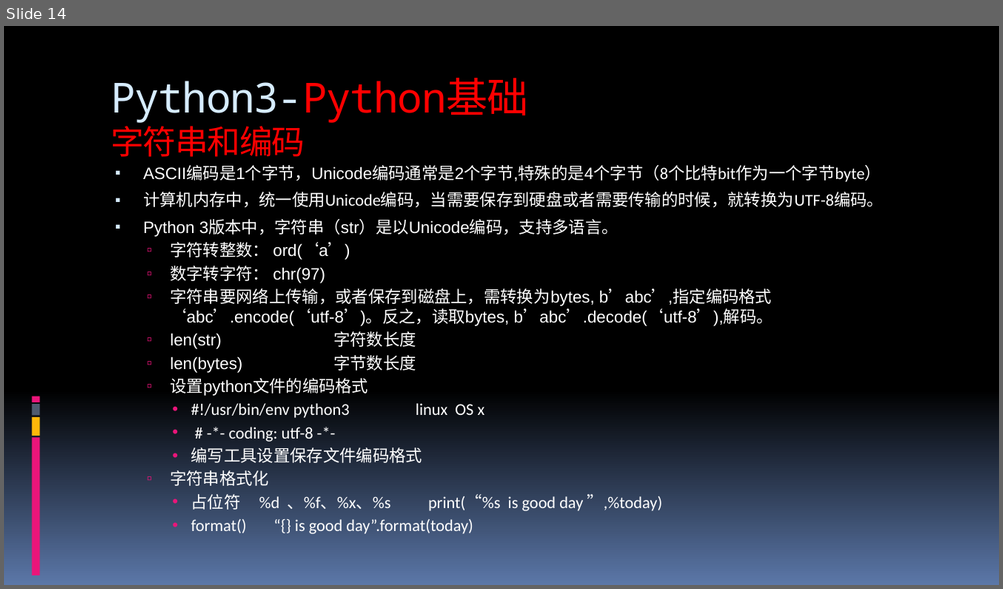
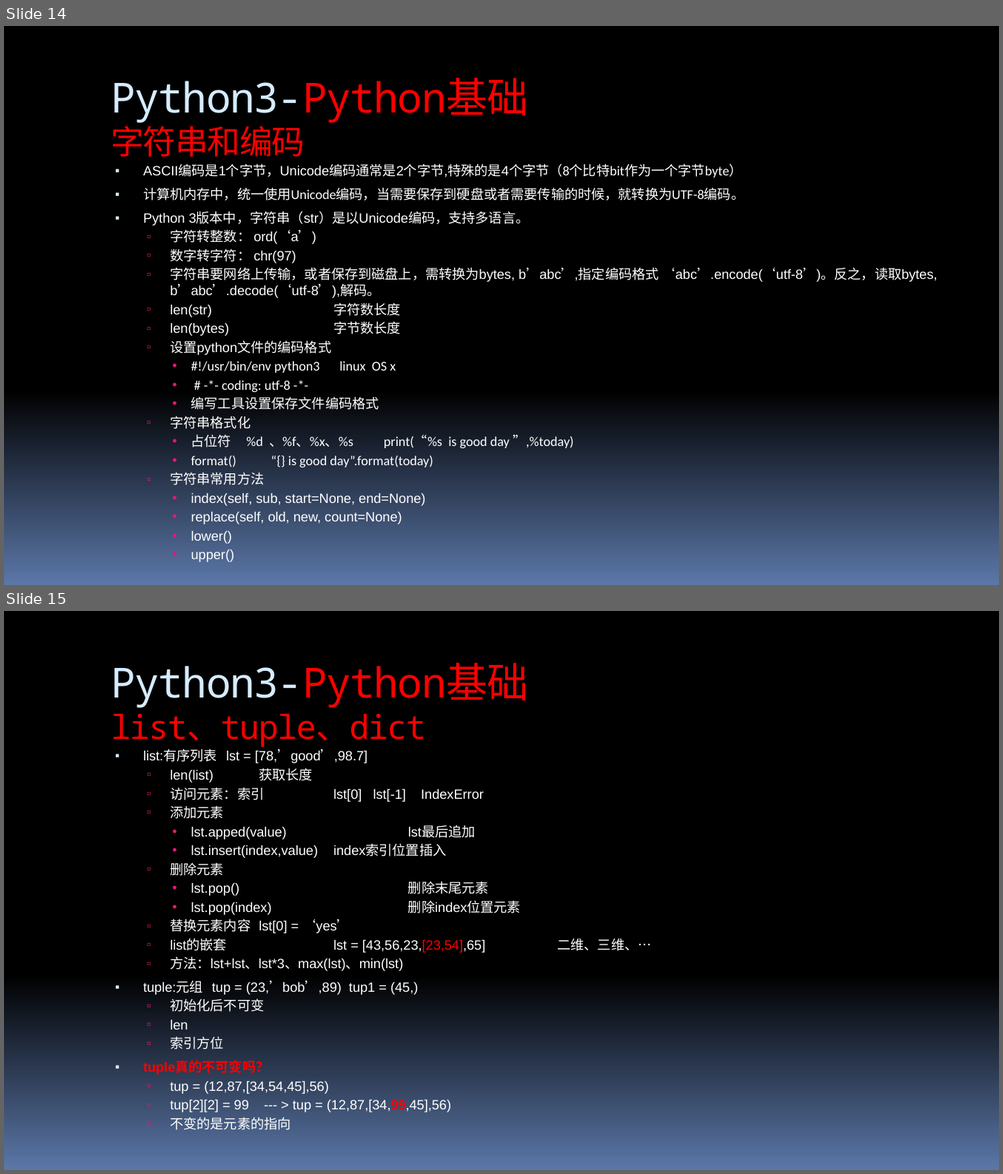
Before and after one commit to 260936767/UpdateServer, a slide deck: flexx_study/report for python&flexx.pptx. Shown one above the other, each under a label of ours: slide 14 before the commit, slides 14 and 15 after it. The pictures are 1003x589 and 1003x1174 pixels, drawn with LibreOffice and Linux fonts; fonts in the diff are those of the drawing. Boxes give left, top, right and bottom in pixels: in the first picture for what was removed or moved away, otherwise in the second. Text is boxed around its words. In the diff, an @@ line names an element or a change of style, - is before the commit and + after.

```diff
--- a/flexx_study/report for python&flexx.pptx
+++ b/flexx_study/report for python&flexx.pptx
@@ slide 15 added at (4,611,999,1170), background gradient #000000 to #5B77A8; not listed: 4 template elements that a slide beside it also shows @@
@@ title added at (111,663,528,747), 40 pt, text #FF0000 @@
+Python3-Python基础
+list、tuple、dict
@@ text added at (143,751,521,1130), 13 pt, text #FFFFFF @@
+▪ list:有序列表 lst = [78,’good’,98.7]
+  ▫ len(list) 获取长度
+  ▫ 访问元素：索引 lst[0] lst[-1] IndexError
+  ▫ 添加元素
+    • lst.apped(value) lst最后追加
+    • lst.insert(index,value) index索引位置插入
+  ▫ 删除元素
+    • lst.pop() 删除末尾元素
+    • lst.pop(index) 删除index位置元素
+  ▫ 替换元素内容 lst[0] = ‘yes’
+  ▫ list的嵌套 lst = [43,56,23,[23,54],65] 二维、三维、…
+  ▫ 方法：lst+lst、lst*3、max(lst)、min(lst)
+▪ tuple:元组 tup = (23,’bob’,89) tup1 = (45,)
+  ▫ 初始化后不可变
+  ▫ len
+  ▫ 索引方位
+▪ tuple真的不可变吗？
+  ▫ tup = (12,87,[34,54,45],56)
+  ▫ tup[2][2] = 99 --- > tup = (12,87,[34,99,45],56)
+  ▫ 不变的是元素的指向
@@ slide 14 changed as well @@
@@ text at (143,166,937,468): size 16 to 13 pt in "ASCII编码是1个字节，Unicode编码通常是2个字节,特殊的是4个字节（8个比特bit作为一个字节byte）", "计算机内存中，统一使用Unicode编码，当需要保存到硬盘或者需要传输的时候，就转换为UTF-8编码。", "Python 3版本中，字符串（str）是以Unicode编码，支持多语言。", "字符转整数： ord(‘a’)" and 11 more places @@
@@ rectangle removed at (31,397,40,403) @@
@@ rectangle removed at (31,417,40,437) @@
@@ rectangle removed at (31,404,40,415) @@
@@ rectangle removed at (31,438,40,576) @@
@@ text at (170,472,425,562): paragraphs added @@
+  ▫ 字符串常用方法
+    • index(self, sub, start=None, end=None)
+    • replace(self, old, new, count=None)
+    • lower()
+    • upper()
```
Also in this commit, not shown: 54 other slides changed, 12 other slides added, 3 slides removed, 1 other file.
